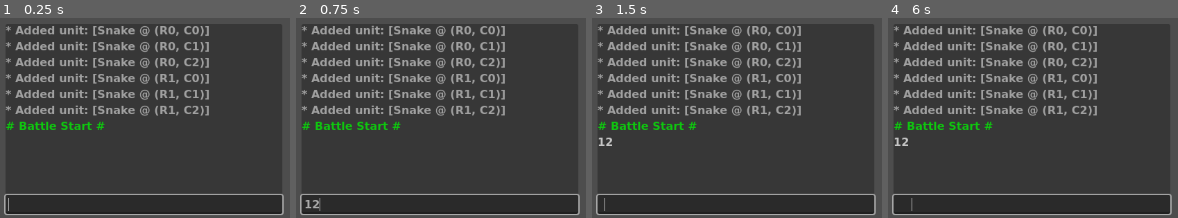
Above: before the commit, frames 1-4 (left to right).
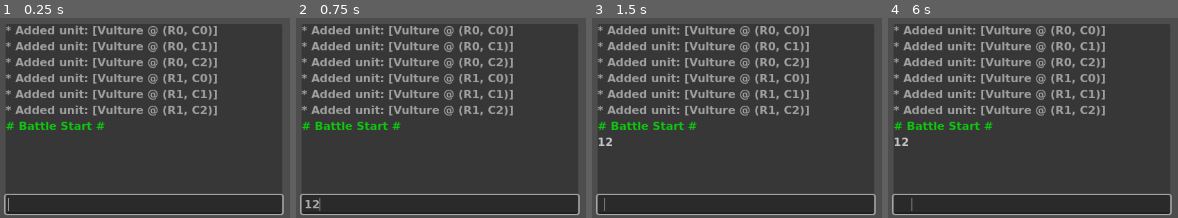
Above: after the commit, the same moments.

Repository: Endermandels/ForrestDwellers2
Game: Godot game, scene res://scenes/battle.tscn
Same seed, same stepped clock (60 frames per second), same inputs: the game is played once before the commit and once after it. This scene is started directly instead of the project's main scene.
Inputs (mouse positions are in pixels of both pictures, inside the frame that each line leads up to):
- Up to frame 1 (0.25 s): no input
- Up to frame 2 (0.75 s): click (441, 204) at 0.52 s; type "12" at 0.6 s
- Up to frame 3 (1.5 s): tap Enter at 1.25 s; tap Space (select) at 1.35 s
- Up to frame 4 (6 s): tap Space (select) at 2, 2.1, 2.85, 3.5, 3.6, 4.35, 5, 5.1, 5.85 s; tap Enter at 2.75, 4.25 s

The runs differ from the first frame. In frame 1, 6.3% of the frame differs, in the area x 33-75%, y 4-49%; in frame 2, 6.3%; in frame 3, 6.3%; in frame 4, 6.3%.

Commit message:
Fix adding an ability from an enemy

Diff:
--- a/resources/abilities/scavenger.tres
+++ b/resources/abilities/scavenger.tres
@@ -1,11 +1,10 @@
-[gd_resource type="Resource" script_class="AbilityResource" load_steps=13 format=3 uid="uid://cjvs2f66ayg3e"]
+[gd_resource type="Resource" script_class="AbilityResource" load_steps=12 format=3 uid="uid://cjvs2f66ayg3e"]
 
 [ext_resource type="Script" uid="uid://d084ilajke2li" path="res://scripts/resources/ability_condition_resource.gd" id="1_kwpn5"]
 [ext_resource type="Script" uid="uid://4cn21vk6dwbs" path="res://scripts/resources/effect_resource.gd" id="2_wo6aj"]
 [ext_resource type="Script" uid="uid://chpvbwes60tv6" path="res://scripts/resources/effects/drn_effect_resource.gd" id="3_6io5a"]
 [ext_resource type="Script" uid="uid://c0y26ci2ym3dj" path="res://scripts/resources/effects/heal_effect_resource.gd" id="3_7s64q"]
 [ext_resource type="Script" uid="uid://dpoiljl72xoph" path="res://scripts/resources/ability_resource.gd" id="3_jcw0b"]
-[ext_resource type="Resource" uid="uid://8w2sbqtlu371" path="res://resources/abilities/venom.tres" id="4_6io5a"]
 [ext_resource type="Script" uid="uid://c4uhiclqhppgn" path="res://scripts/resources/effects/add_ability_resource.gd" id="5_6ee2y"]
 
 [sub_resource type="Resource" id="Resource_6ee2y"]
@@ -30,7 +29,8 @@
 
 [sub_resource type="Resource" id="Resource_mr01r"]
 script = ExtResource("5_6ee2y")
-ability = ExtResource("4_6io5a")
+from_enemy = true
+target_rule = 2
 metadata/_custom_type_script = "uid://c4uhiclqhppgn"
 
 [resource]
--- /dev/null
+++ b/resources/encounters/all_vultures.tres
@@ -0,0 +1,11 @@
+[gd_resource type="Resource" script_class="Encounter" load_steps=4 format=3 uid="uid://xl3jwkrnt0gp"]
+
+[ext_resource type="Script" uid="uid://rjnstbmhir1t" path="res://scripts/resources/unit_resource.gd" id="1_qvuca"]
+[ext_resource type="Resource" uid="uid://4kv48q7g4ljg" path="res://resources/units/vulture.tres" id="2_nclt8"]
+[ext_resource type="Script" uid="uid://dyxplp8h42jir" path="res://scripts/resources/encounter_resource.gd" id="2_wqb3y"]
+
+[resource]
+script = ExtResource("2_wqb3y")
+backline_units = Array[ExtResource("1_qvuca")]([ExtResource("2_nclt8"), ExtResource("2_nclt8"), ExtResource("2_nclt8")])
+frontline_units = Array[ExtResource("1_qvuca")]([ExtResource("2_nclt8"), ExtResource("2_nclt8"), ExtResource("2_nclt8")])
+metadata/_custom_type_script = "uid://dyxplp8h42jir"
--- a/resources/units/vulture.tres
+++ b/resources/units/vulture.tres
@@ -9,9 +9,9 @@
 script = ExtResource("2_drw4v")
 name_id = "Vulture"
 attack_target_rule = 4
-base_hp = 15
+base_hp = 10
 base_atk = 3
-base_mp = 1
+base_mp = 2
 itm = 1
 abilities = Array[ExtResource("1_5edlk")]([ExtResource("2_2rakk"), ExtResource("3_2rakk")])
 metadata/_custom_type_script = "uid://rjnstbmhir1t"
--- a/scenes/battle.tscn
+++ b/scenes/battle.tscn
@@ -3,7 +3,7 @@
 [ext_resource type="Script" uid="uid://cb6pd84bagnfl" path="res://scripts/scenes/battle.gd" id="1_p1qf1"]
 [ext_resource type="Script" uid="uid://dbxkfbj260lm2" path="res://scripts/scenes/battle/battle_handler.gd" id="1_th188"]
 [ext_resource type="Script" uid="uid://fpth6bdbxeah" path="res://scripts/scenes/battle/unit_spawner.gd" id="2_p1qf1"]
-[ext_resource type="Resource" uid="uid://dkrn8exxynce6" path="res://resources/encounters/all_snakes.tres" id="4_djc8l"]
+[ext_resource type="Resource" uid="uid://xl3jwkrnt0gp" path="res://resources/encounters/all_vultures.tres" id="4_djc8l"]
 [ext_resource type="Script" uid="uid://brwygnppu4gbk" path="res://scripts/components/state_machine.gd" id="6_6vh42"]
 [ext_resource type="Script" uid="uid://dd0i66ghxikiq" path="res://scripts/scenes/battle/states/state_battle_start.gd" id="7_4k1nj"]
 [ext_resource type="Script" uid="uid://q1i6aeca8q64" path="res://scripts/scenes/battle/states/state_stun_check.gd" id="8_ekamt"]
@@ -97,4 +97,4 @@
 script = ExtResource("13_22uqi")
 
 [node name="AutoStepTimer" type="Timer" parent="BattleHandler"]
-wait_time = 0.8
+wait_time = 0.2
--- a/scripts/globals/game_state.gd
+++ b/scripts/globals/game_state.gd
@@ -8,11 +8,11 @@
 const VULTURE_RESOURCE = preload("res://resources/units/vulture.tres") # TODO: DELETE
 
 const debug_player_units = [
-	WOLF_RESOURCE,
-	BEAR_RESOURCE,
+	VULTURE_RESOURCE,
 	PLAYER_RESOURCE,
 	VULTURE_RESOURCE,
-	BEAR_RESOURCE,
+	VULTURE_RESOURCE,
+	VULTURE_RESOURCE,
 	VULTURE_RESOURCE
 ] #TODO: DELETE
 
--- a/scripts/resources/effects/add_ability_resource.gd
+++ b/scripts/resources/effects/add_ability_resource.gd
@@ -1,3 +1,4 @@
+@tool
 extends EffectResource
 class_name AddAbilityResource
 
@@ -12,6 +13,6 @@
 @export var ability: AbilityResource ## The ability to add
 
 func _validate_property(property: Dictionary) -> void:
-	if property.name == "ability":
+	if property.name in ["ability", "target_rule"]:
 		if from_enemy:
 			property.usage = PROPERTY_USAGE_NO_EDITOR
--- a/scripts/runtime/ability_runtime.gd
+++ b/scripts/runtime/ability_runtime.gd
@@ -35,10 +35,13 @@
 ## Returns a duplicate of this ability
 func duplicate(source: UnitRuntime) -> AbilityRuntime:
 	var res = AbilityResource.new()
-	res.name_id = name_id
-	res.is_passive = is_passive
-	res.passive = passive
-	res.triggers = triggers.duplicate_deep()
-	res.conditions = conditions.duplicate_deep()
-	res.effects = effects.duplicate_deep()
-	return AbilityRuntime.new(res, source)
+	var run = AbilityRuntime.new(res, source)
+
+	run.name_id = name_id
+	run.is_passive = is_passive
+	run.passive = passive
+	run.triggers = triggers.duplicate_deep()
+	run.conditions = conditions.duplicate_deep()
+	run.effects = effects.duplicate_deep()
+
+	return run
--- a/scripts/runtime/effects/add_ability_runtime.gd
+++ b/scripts/runtime/effects/add_ability_runtime.gd
@@ -9,13 +9,13 @@
 	ability_res = res.ability
 	name_id = "Add Ability Effect"
 
-# Source is always the ability holder, so target must be the enemy
+# Source is always the ability holder, so if from_enemy is enabled, the target must be the engaged opponent
 func apply(source: UnitRuntime, target: UnitRuntime) -> void:
-	if target.is_dead:
-		Console.print_line("* [%s] is dead" % target)
-		return
+	if not from_enemy:
+		if target.is_dead:
+			Console.print_line("* [%s] is dead" % target)
+			return
 
-	if not from_enemy:
 		var ability_run: AbilityRuntime = AbilityRuntime.new(ability_res, source)
 		var found_ability: bool = target.abilities.any(func (a: AbilityRuntime): return a.name_id == ability_run.name_id)
 
@@ -25,18 +25,24 @@
 		else:
 			Console.print_line("* [%s] already has [%s]" % [target, ability_run])
 	else:
-		# Find all abilities that this unit can get from the enemy (source)
+		if source.is_dead:
+			Console.print_line("* [%s] is dead" % source)
+			return
+
+		# Find all abilities that this unit (source) can get from the enemy (target)
 		var valid_abilities: Array[AbilityRuntime] = []
 
-		for a: AbilityRuntime in source.abilities:
-			if not target.abilities.any(func (ab: AbilityRuntime): return ab.name_id == a.name_id):
-				# Target doesn't have the ability
+		for a: AbilityRuntime in target.abilities:
+			if (
+				a.triggers.any(func (t: Constants.Trigger): return not (t in [Constants.Trigger.BATTLE_START])) 	# No Battle Start only Abilities
+				and not source.abilities.any(func (ab: AbilityRuntime): return ab.name_id == a.name_id)			# No duplicate Abilities
+			):
 				valid_abilities.append(a)
 
 		if valid_abilities.size() > 0:
 			var ability: AbilityRuntime = valid_abilities.pick_random()
 
-			Console.print_line("* [%s] gained [%s] from [%s]" % [target, ability, source])
-			target.add_ability(ability.duplicate(target))
+			Console.print_line("* [%s] gained [%s] from [%s]" % [source, ability, target])
+			source.add_ability(ability.duplicate(source))
 		else:
-			Console.print_line("* [%s] cannot gain abilities from [%s]" % [target, source])
+			Console.print_line("* [%s] cannot gain abilities from [%s]" % [source, target])
Binary file changed: assets/art/src/Sprites.aseprite
Not shown, changed: NOTES.md
